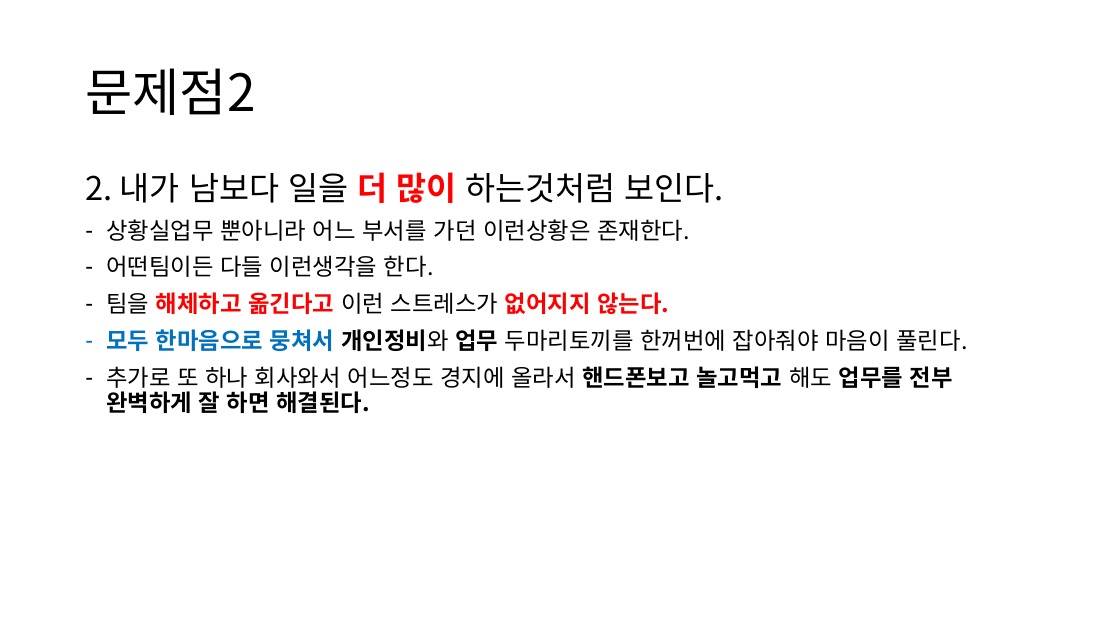
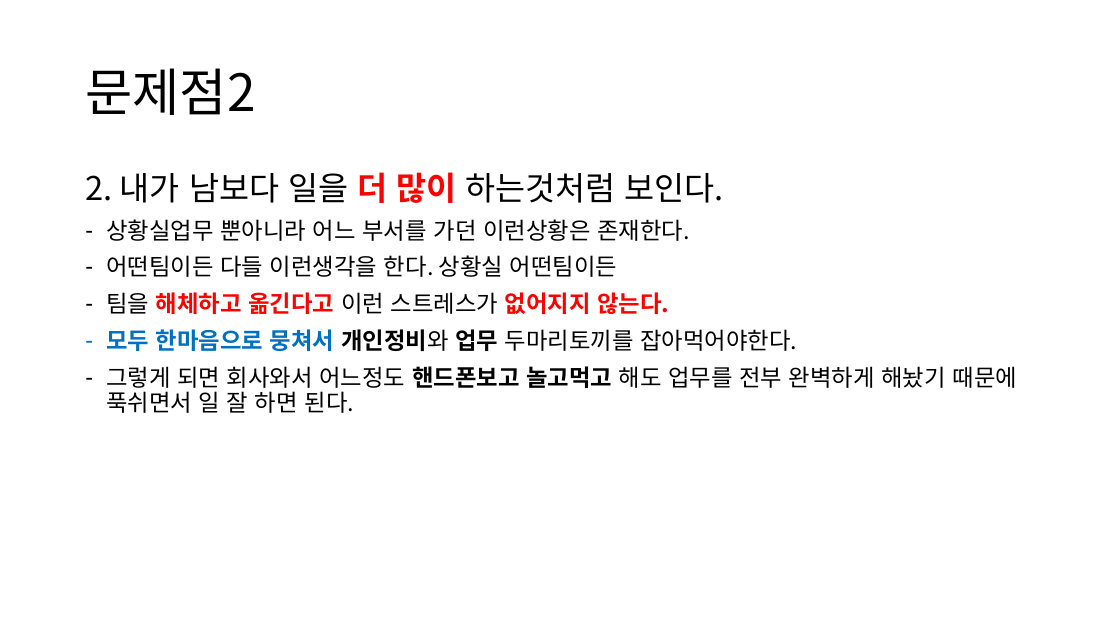
Before and after one commit to Chunopark/fire1, a slide deck: slide 4 of 3팀 상황실 전술.pptx (slide 3 before the commit). Drawn at 1120x630 pixels with LibreOffice and Linux fonts; fonts in the diff are those of the drawing. Boxes give left, top, right and bottom in pixels: in the first picture for what was removed or moved away, otherwise in the second. Text is boxed around its words. In the diff, an @@ line names an element or a change of style, - is before the commit and + after.

```diff
--- a/3팀 상황실 전술.pptx
+++ b/3팀 상황실 전술.pptx
@@ text at <box>106,255,617,277</box>: text changed @@
-– 어떤팀이든 다들 이런생각을 한다.
+– 어떤팀이든 다들 이런생각을 한다. 상황실 어떤팀이든
@@ text at <box>106,329,1017,413</box>: text changed @@
-– 모두 한마음으로 뭉쳐서 개인정비와 업무 두마리토끼를 한꺼번에 잡아줘야 마음이 풀린다.
-– 추가로 또 하나 회사와서 어느정도 경지에 올라서 핸드폰보고 놀고먹고 해도 업무를 전부 완벽하게 잘 하면 해결된다.
+– 모두 한마음으로 뭉쳐서 개인정비와 업무 두마리토끼를 잡아먹어야한다.
+– 그렇게 되면 회사와서 어느정도 핸드폰보고 놀고먹고 해도 업무를 전부 완벽하게 해놨기 때문에 푹쉬면서 일 잘 하면 된다.
```
Also in this commit, not shown: 7 other slides changed, 1 slide added.
